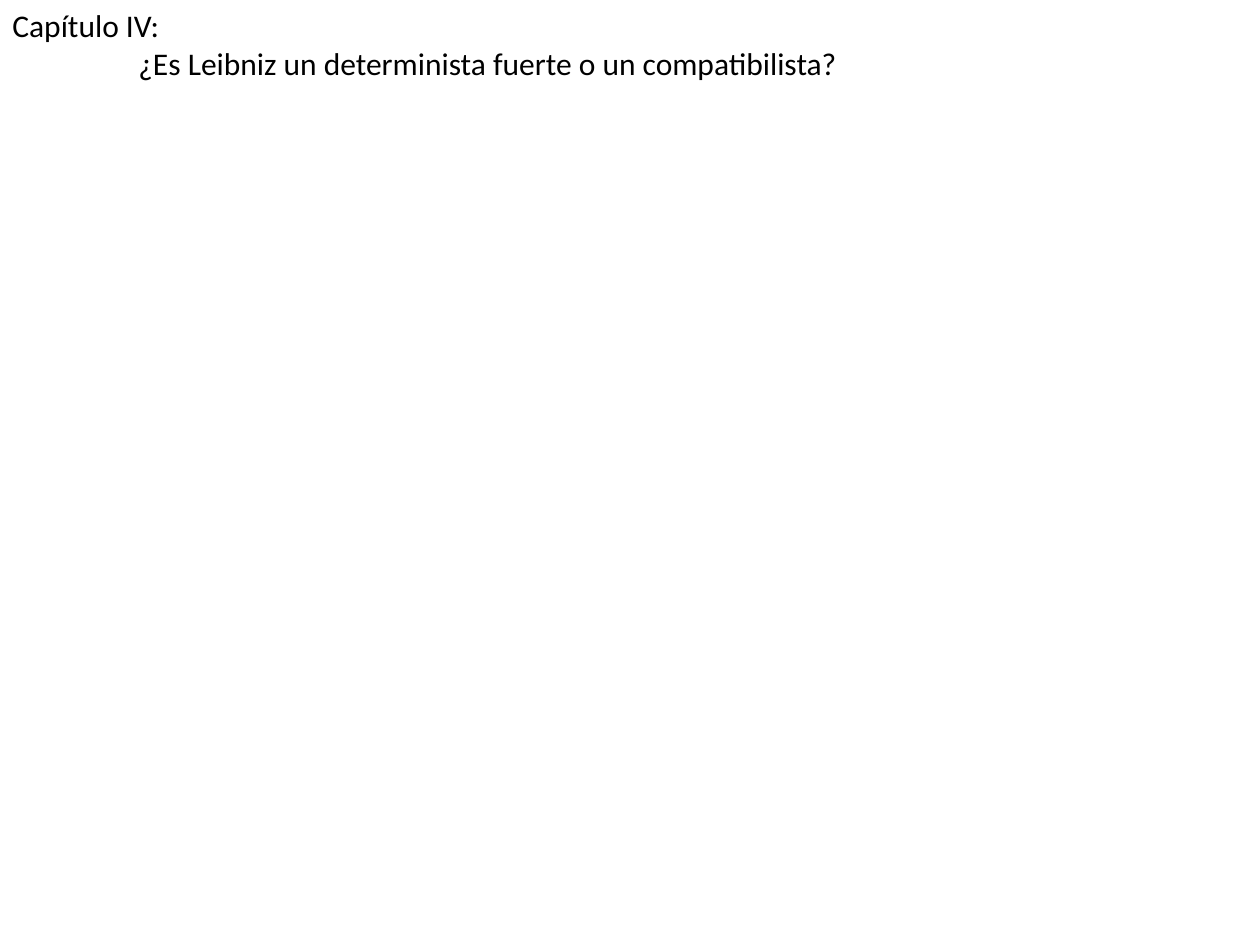
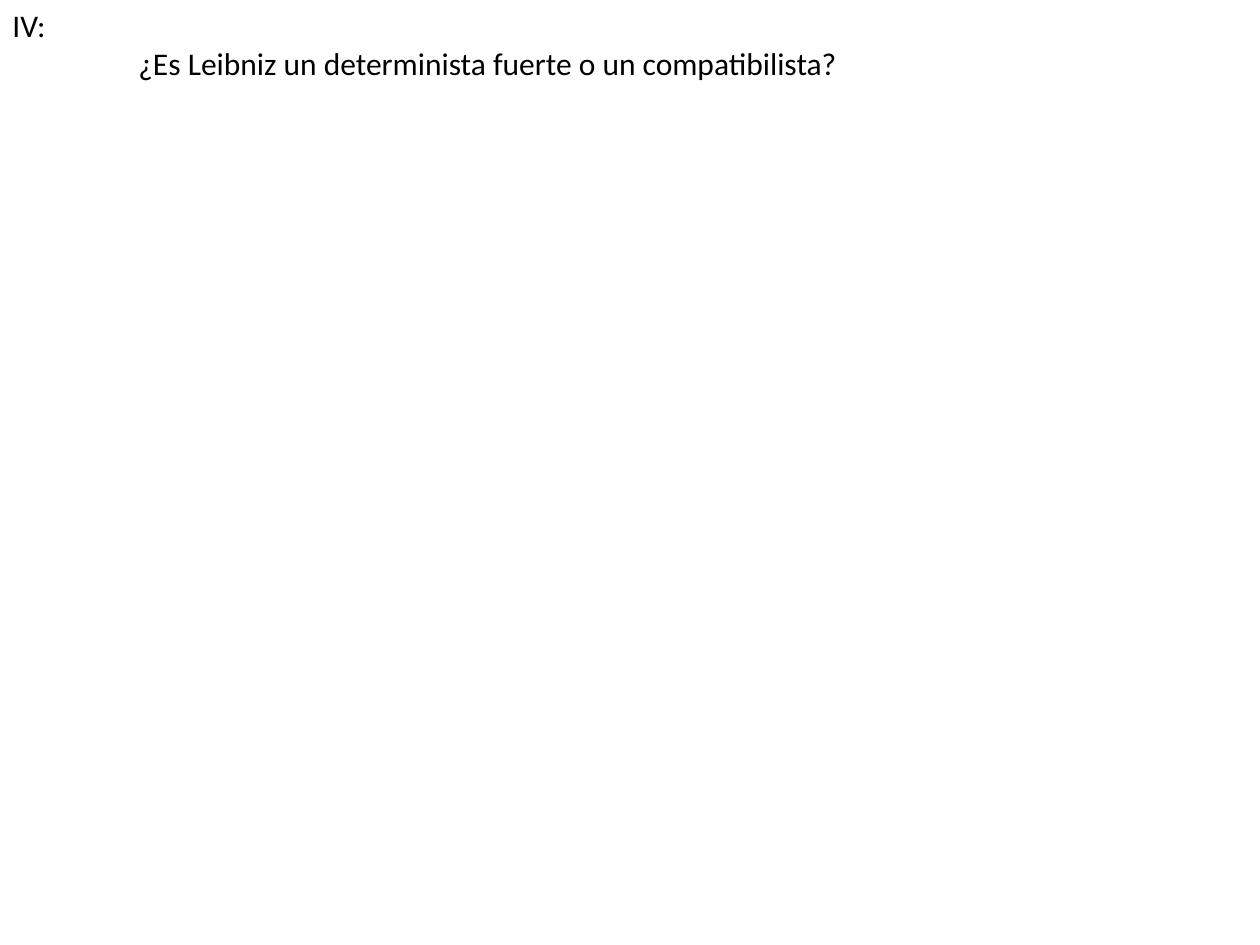
Before and after one commit to zaboltar/Area51_Clases, a slide deck: slide 31 of leibniz/exposición leibniz et libero arbitro.pptx. Drawn at 1260x945 pixels with LibreOffice and Linux fonts; fonts in the diff are those of the drawing. Boxes give left, top, right and bottom in pixels: in the first picture for what was removed or moved away, otherwise in the second. Text is boxed around its words. In the diff, an @@ line names an element or a change of style, - is before the commit and + after.

```diff
--- a/leibniz/exposición leibniz et libero arbitro.pptx
+++ b/leibniz/exposición leibniz et libero arbitro.pptx
@@ text at bbox=[12, 16, 45, 38]: text changed @@
-Capítulo IV:
+IV:
```
Also in this commit, not shown: 4 other slides changed, 1 slide removed, 1 other file.
